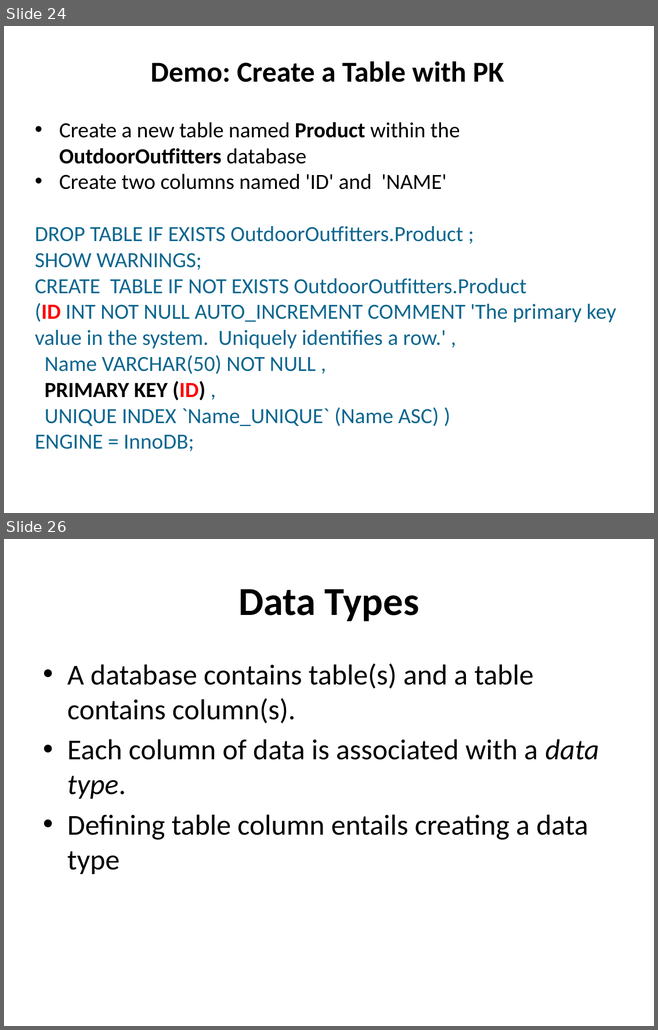
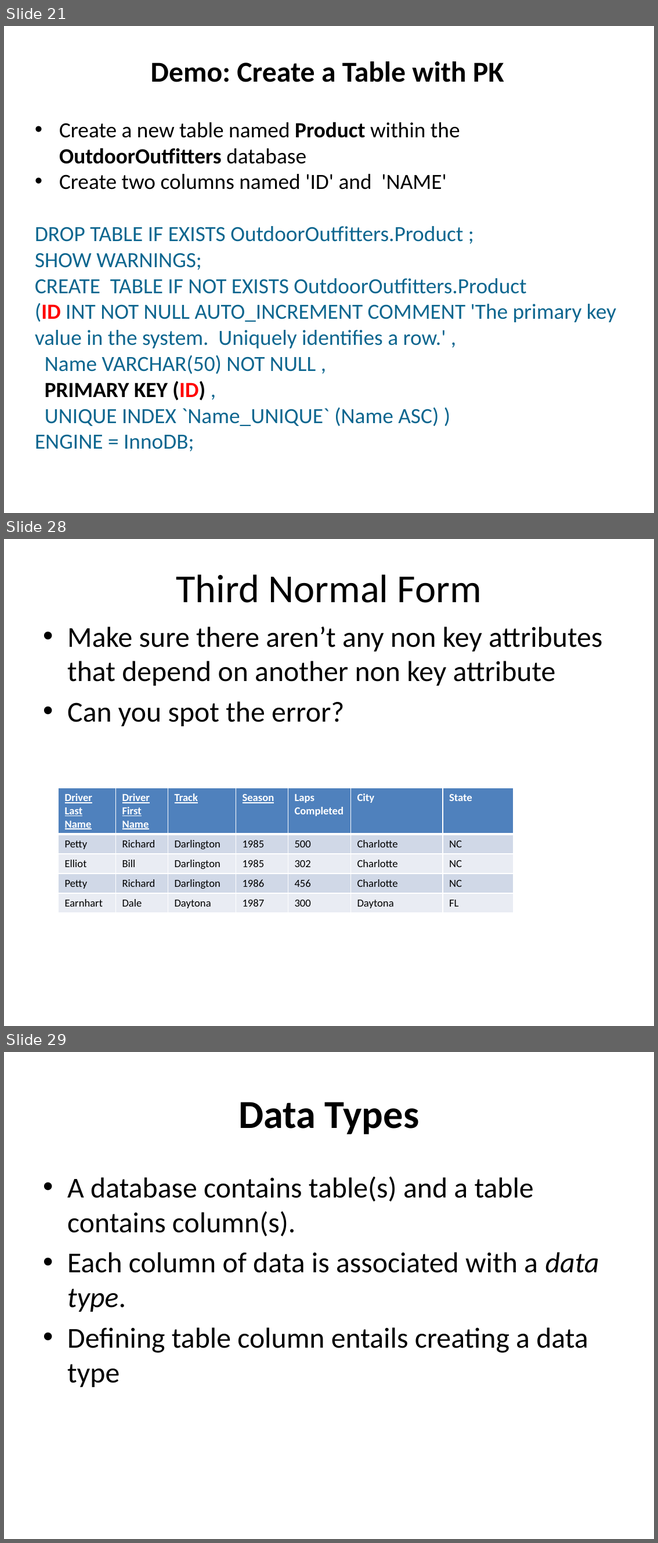
Before and after one commit to dchabala10/mysql101, a slide deck: Presentation/Intro_to_Relational_Databases_with_MySQL_Day1.pptx. Shown one above the other, each under a label of ours: slides 24 and 26 before the commit, slides 21, 28 and 29 after it; the slides between them are not shown. The pictures are 658x1030 and 658x1543 pixels, drawn with LibreOffice and Linux fonts; fonts in the diff are those of the drawing. Boxes give left, top, right and bottom in pixels: in the first picture for what was removed or moved away, otherwise in the second. Text is boxed around its words. In the diff, an @@ line names an element or a change of style, - is before the commit and + after.

```diff
--- a/Presentation/Intro_to_Relational_Databases_with_MySQL_Day1.pptx
+++ b/Presentation/Intro_to_Relational_Databases_with_MySQL_Day1.pptx
@@ slide 28 added at [4, 539, 654, 1026], background #FFFFFF @@
@@ title added at [176, 574, 481, 603], 44 pt, text #000000 @@
+Third Normal Form
@@ text added at [67, 627, 602, 726], 32 pt, text #000000 @@
+• Make sure there aren’t any non key attributes that depend on another non key attribute
+• Can you spot the error?
@@ table added at [58, 788, 511, 911], 5 rows, 7 columns @@
+Driver Last Name | Driver First Name | Track | Season | Laps Completed | City | State
+Petty | Richard | Darlington | 1985 | 500 | Charlotte | NC
+Elliot | Bill | Darlington | 1985 | 302 | Charlotte | NC
+Petty | Richard | Darlington | 1986 | 456 | Charlotte | NC
+Earnhart | Dale | Daytona | 1987 | 300 | Daytona | FL
@@ what was slide 24 is now slide 21 @@
@@ what was slide 26 is now slide 29 @@
```
Also in this commit, not shown: 4 slides changed, 5 other slides added, 3 slides removed.
